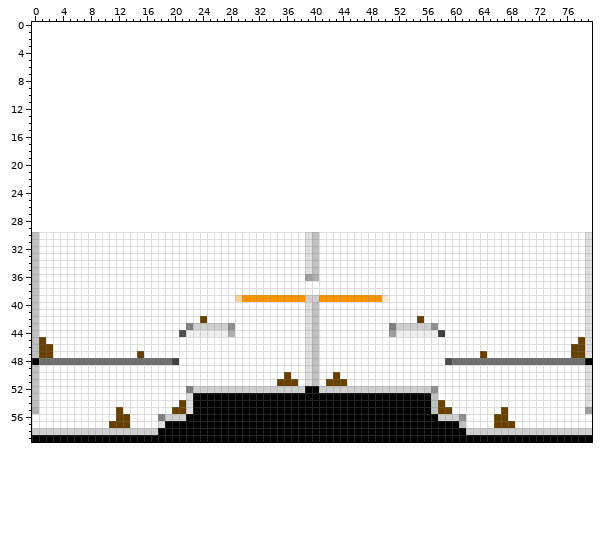
Sprite sheet, stored at source/level_data/layouts/level1.png. The picture above is the old version.
The file is 80x30 pixels. The old version is drawn lined up with the new one, on the new canvas.
New version:
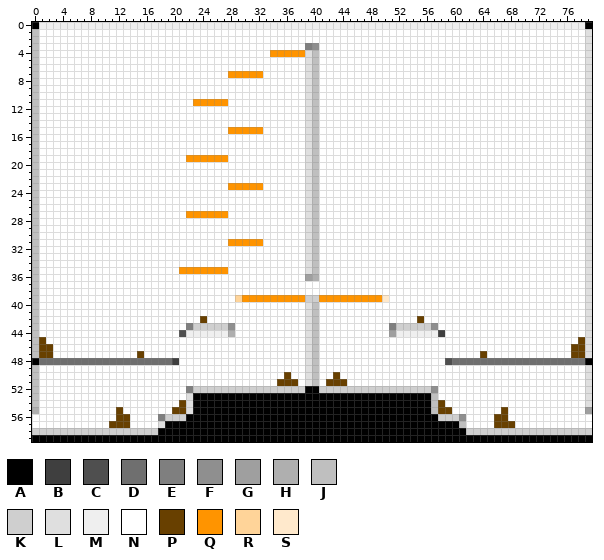
Palette (. is transparent): A #000000  B #3f3f3f  C #4f4f4f  D #6f6f6f  E #7f7f7f  F #8f8f8f  G #9f9f9f  H #afafaf  J #bfbfbf  K #cfcfcf  L #dfdfdf  M #efefef  N #ffffff  P #684000  Q #ff9400  R #ffd499  S #ffe9cc
Difference:
canvas 80x30 -> 80x60, the old top-left corner now at 0,30
There is now colour A in row 0 at x 0 and 79.
There is now colour E in row 3 at x 39.
There is now colour F in row 3 at x 40.
There is now colour J in rows 1 to 3 at x 0; in rows 4 to 29 at x 0 and 40.
There is now colour L in rows 1 to 3 at x 79; in rows 4 to 29 at x 39 and 79.
There is now colour M in row 0 at x 1 to 78.
There is now colour N in rows 1 to 2 at x 1 to 78; in row 3 at x 1 to 38 and 41 to 78; in row 4 at x 1 to 33 and 41 to 78; in rows 5 to 6 at x 1 to 38 and 41 to 78; in row 7 at x 1 to 27, 33 to 38 and 41 to 78; in rows 8 to 10 at x 1 to 38 and 41 to 78.
There is now colour N in row 11 at x 1 to 22, 28 to 38 and 41 to 78; in rows 12 to 14 at x 1 to 38 and 41 to 78; in row 15 at x 1 to 27, 33 to 38 and 41 to 78; in rows 16 to 18 at x 1 to 38 and 41 to 78; in row 19 at x 1 to 21, 28 to 38 and 41 to 78; in rows 20 to 22 at x 1 to 38 and 41 to 78.
There is now colour N in row 23 at x 1 to 27, 33 to 38 and 41 to 78; in rows 24 to 26 at x 1 to 38 and 41 to 78; in row 27 at x 1 to 21, 28 to 38 and 41 to 78; in rows 28 to 29 at x 1 to 38 and 41 to 78.
There is now colour Q in row 4 at x 34 to 38; in row 7 at x 28 to 32; in row 11 at x 23 to 27; in row 15 at x 28 to 32; in row 19 at x 22 to 27; in row 23 at x 28 to 32.
There is now colour Q in row 27 at x 22 to 27.
The edit turns colour N into colour Q in row 31 at x 28 to 32; in row 35 at x 21 to 27.
Boxes around the changes in both pictures, in picture pixels (x1, y1, x2, y2):
changed: (32, 22, 592, 274)
